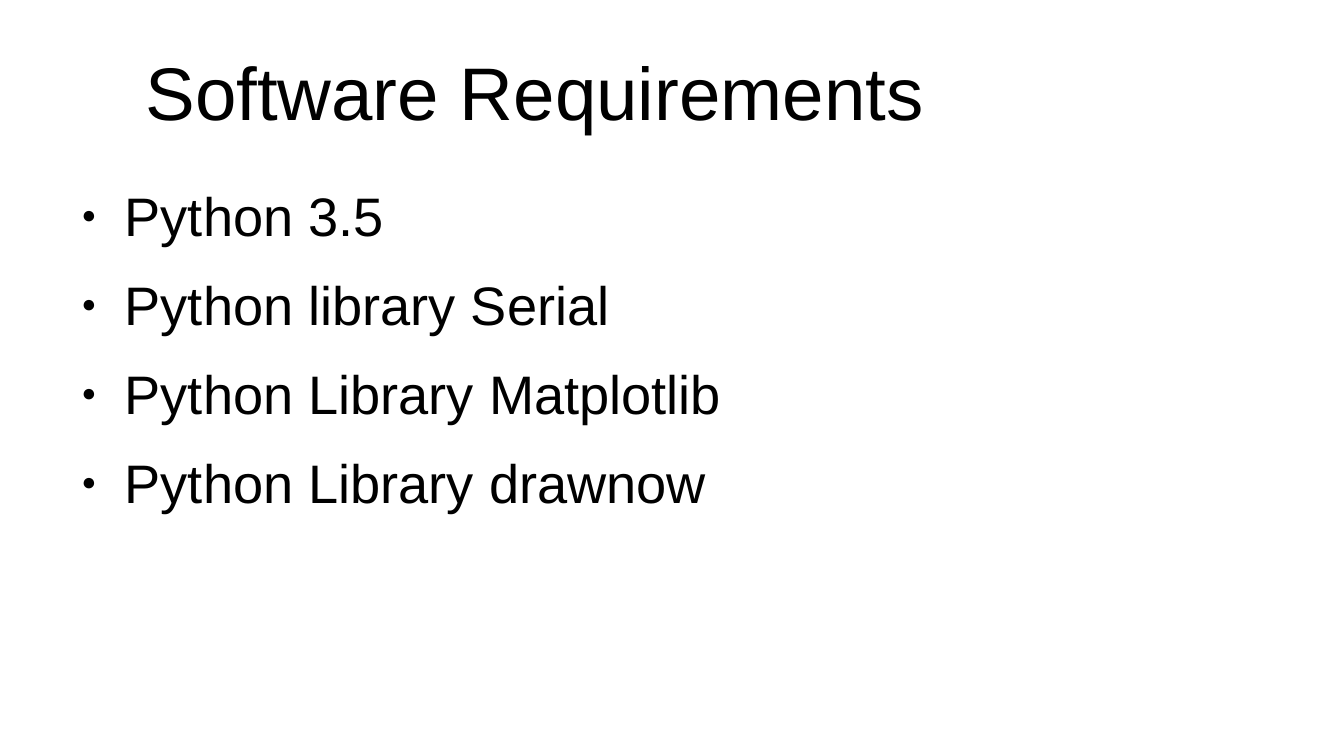
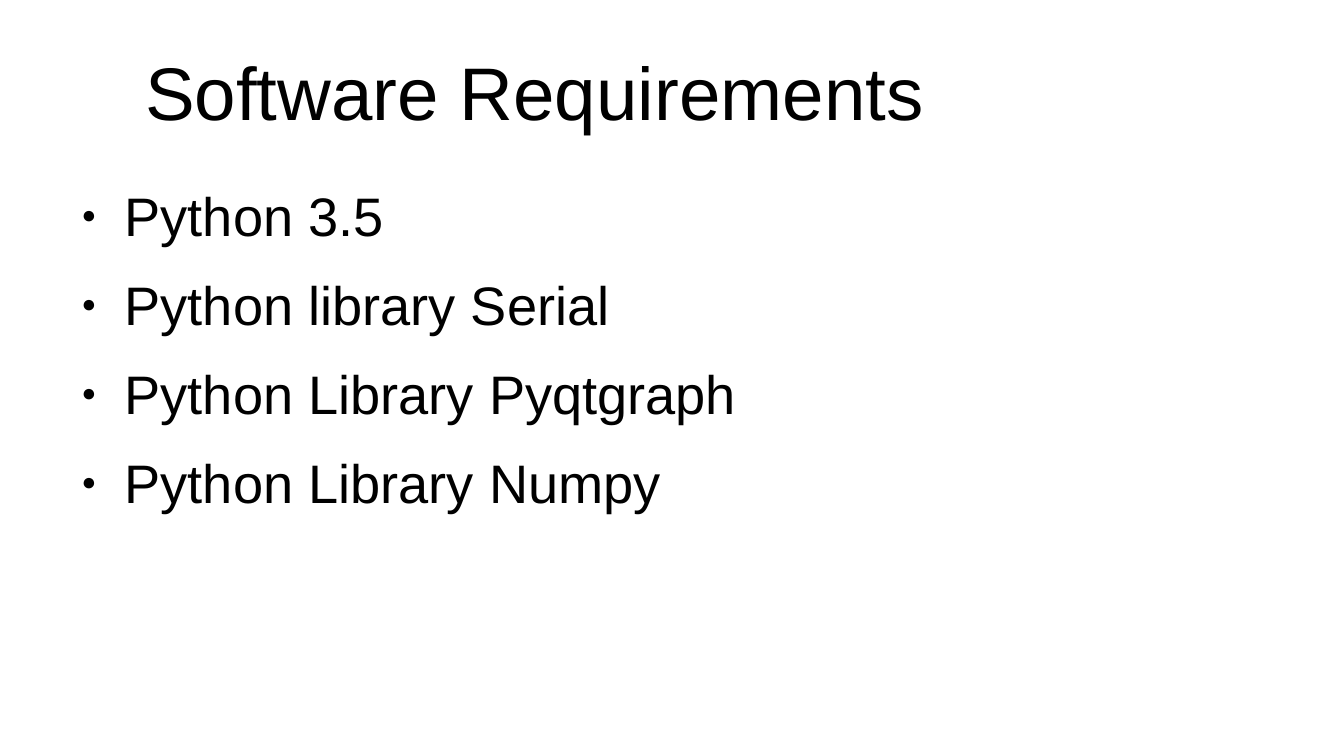
Before and after one commit to gdroumpalis/Megaman, a slide deck: slide 6 of Documents/FirstPresentation.pptx. Drawn at 1344x756 pixels with LibreOffice and Linux fonts; fonts in the diff are those of the drawing; background and template pictures are left out. Boxes give left, top, right and bottom in pixels: in the first picture for what was removed or moved away, otherwise in the second. Text is boxed around its words. In the diff, an @@ line names an element or a change of style, - is before the commit and + after.

Commit message:
Added two more images from pyqtgraph and modified presentation

```diff
--- a/Documents/FirstPresentation.pptx
+++ b/Documents/FirstPresentation.pptx
@@ text at box(125, 374, 736, 513): text changed @@
-● Python Library Matplotlib
-● Python Library drawnow
+● Python Library Pyqtgraph
+● Python Library Numpy
```
Also in this commit, not shown: 3 other slides changed, 2 other files.
